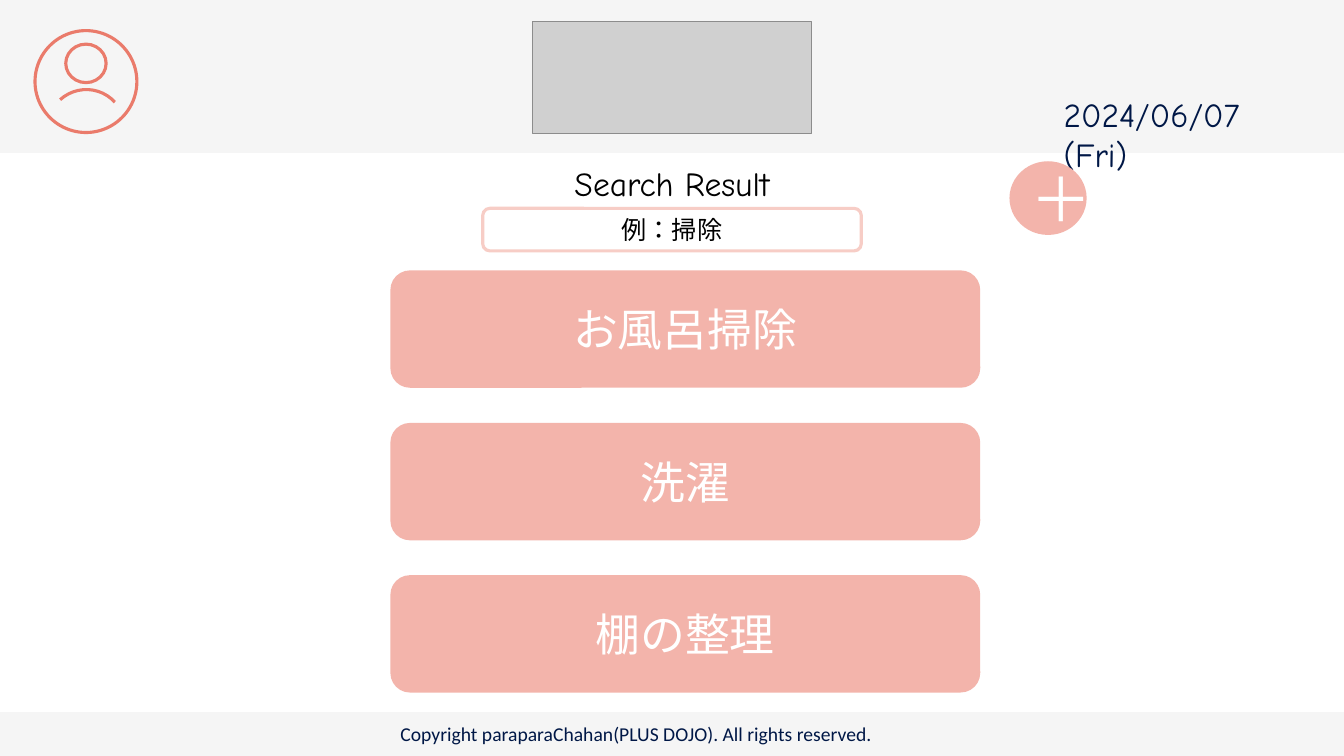
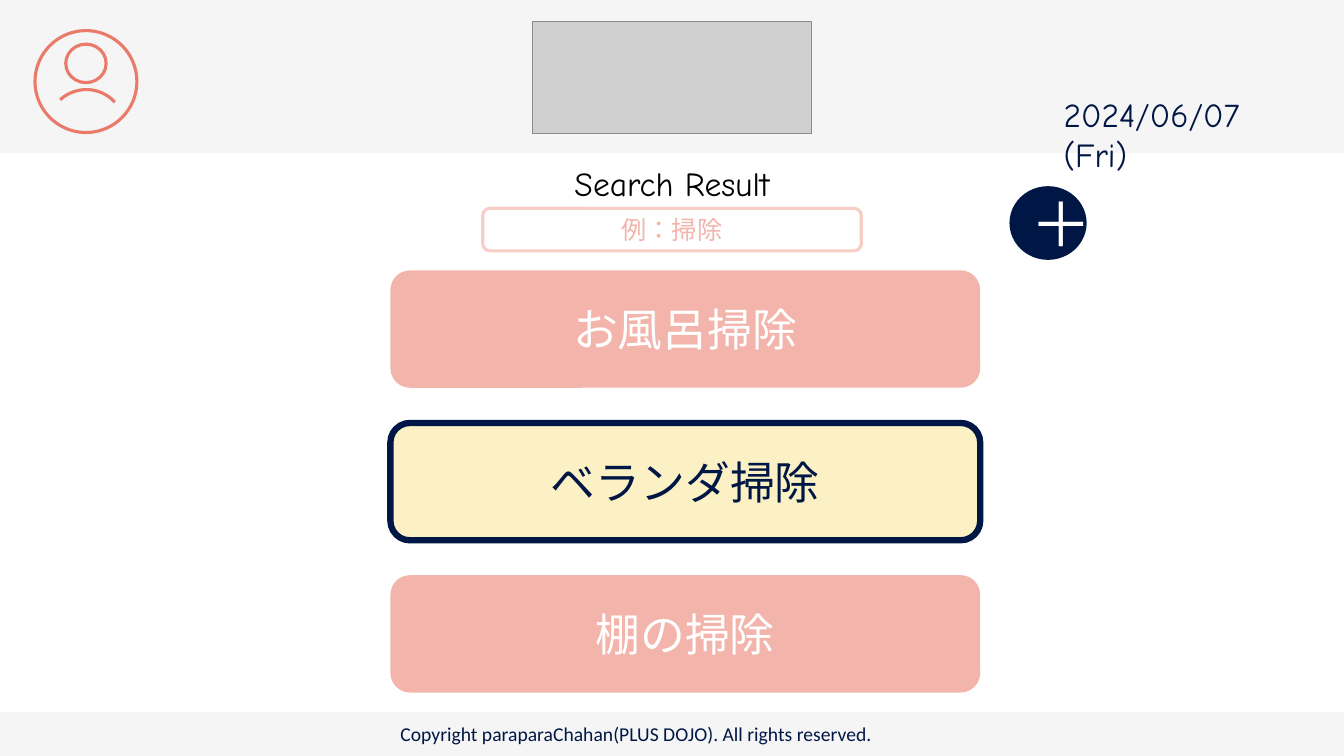
Before and after one commit to plusdojo2024/C2, a slide deck: slide 9 of doc/13_外部設計/famiLink 画面デザイン.pptx. Drawn at 1344x756 pixels with LibreOffice and Linux fonts; fonts in the diff are those of the drawing; grey boxes stand for pictures. Boxes give left, top, right and bottom in pixels: in the first picture for what was removed or moved away, otherwise in the second. Text is boxed around its words. In the diff, an @@ line names an element or a change of style, - is before the commit and + after.

```diff
--- a/doc/13_外部設計/famiLink 画面デザイン.pptx
+++ b/doc/13_外部設計/famiLink 画面デザイン.pptx
@@ rounded rectangle "例：掃除" at [483,209,862,251]: text colour #000000 to #F3B4AB @@
@@ ellipse "＋": place and size @@
-ellipse "＋" at [1009,161,1087,235]
+ellipse "＋" at [1009,187,1087,260]
@@ ellipse "＋" at [1009,187,1087,260]: fill #F3B4AB to #001746 @@
@@ rounded rectangle "ベランダ掃除" at [390,423,980,540]: fill #F3B4AB to #FCF1C4; outline none to #001746 4.5 pt @@
@@ text in rounded rectangle at [551,461,820,503]: text changed; text colour #FFFFFF to #001746 @@
-洗濯
+ベランダ掃除
@@ text in rounded rectangle at [596,613,775,655]: text changed @@
-棚の整理
+棚の掃除
```
Also in this commit, not shown: 2 other slides changed, 2 slides added.
